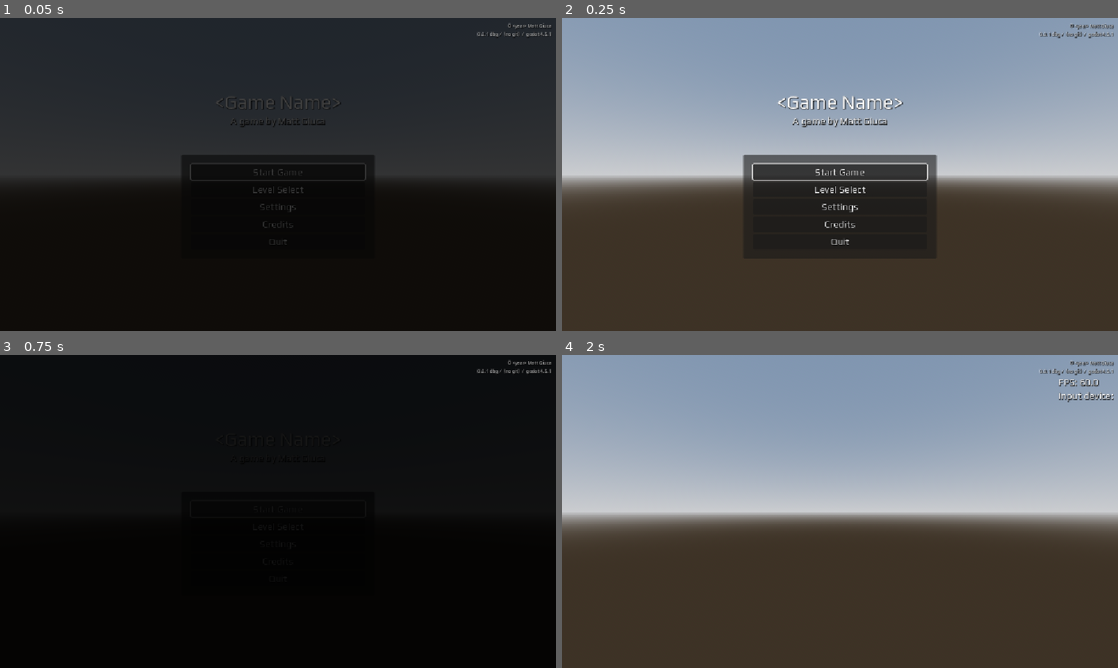
Above: before the commit, frames 1-4 (two rows, left to right).
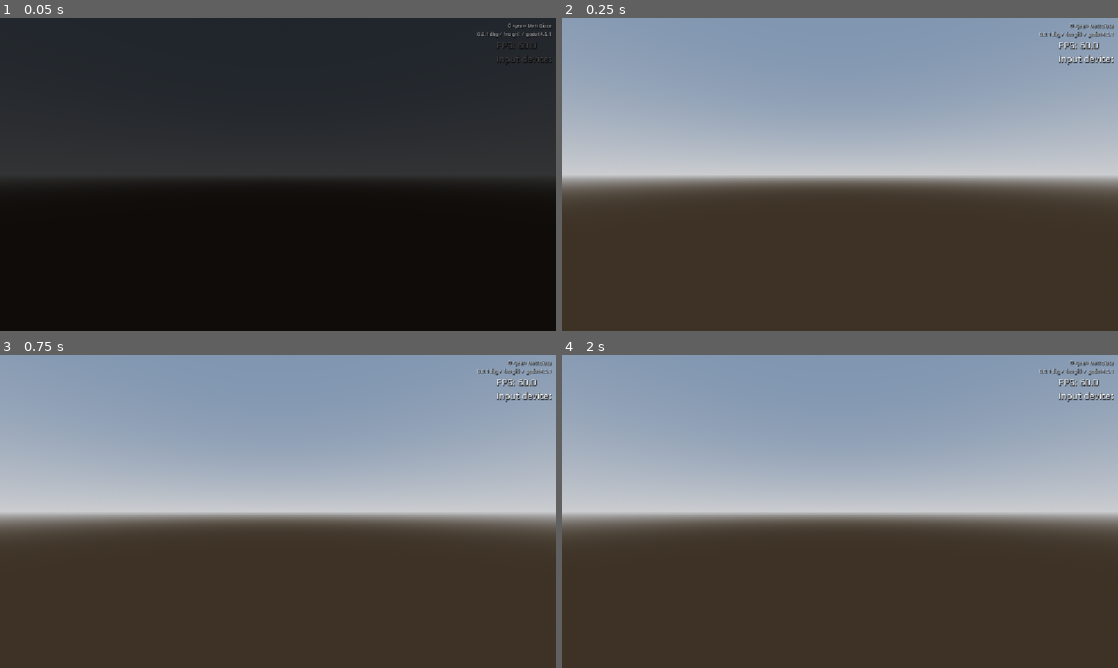
Above: after the commit, the same moments.

Repository: mgiuca/two-hands
Game: Godot game, scene res://scenes/main.tscn
The game is run twice, just before and just after one commit, with the same random seed, the same clock (stepped at 60 frames per second) and the same inputs.
Inputs (mouse positions are in pixels of both pictures, inside the frame that each line leads up to):
- Up to frame 1 (0.05 s): no input
- Up to frame 2 (0.25 s): no input
- Up to frame 3 (0.75 s): click (278, 508) at 0.5 s, where only the run before the commit has a clickable "Start Game"
- Up to frame 4 (2 s): tap Enter (ui_accept) at 1.25, 1.52, 1.82 s; move the mouse to (962, 495) at 1.27 s; hold Right (ui_right) from 1.28 s (still down); click (962, 495) at 1.42 s

The runs differ from the first frame. In frame 1, 2.6% of the frame differs, in the area x 32-100%, y 8-73%; in frame 2, 10%; in frame 3, 100%, in the area x 0-100%, y 0-100%; in frame 4, nothing differs.

Commit message:
Go straight to level 1.

Diff:
--- a/scenes/main.tscn
+++ b/scenes/main.tscn
@@ -1,14 +1,14 @@
 [gd_scene load_steps=6 format=3 uid="uid://byc7se7k0wfad"]
 
 [ext_resource type="Script" uid="uid://nx224gcg15g1" path="res://scenes/main.gd" id="1_c0h74"]
-[ext_resource type="PackedScene" uid="uid://bvweswfxul5oo" path="res://scenes/main_menu.tscn" id="2_l2wju"]
+[ext_resource type="PackedScene" uid="uid://dhouj103pnqy3" path="res://scenes/levels/level1.tscn" id="2_tbgi4"]
 [ext_resource type="Theme" uid="uid://cav6s4wk6wpbp" path="res://themes/ui.tres" id="3_sugp2"]
 [ext_resource type="PackedScene" uid="uid://dhaqth6q5yw4n" path="res://addons/godot-xr-tools/hands/model/hand_l.gltf" id="4_tbgi4"]
 [ext_resource type="PackedScene" uid="uid://ds1t8vc0kxoeo" path="res://addons/godot-xr-tools/hands/model/hand_r.gltf" id="5_tefeu"]
 
 [node name="Main" type="Node3D"]
 script = ExtResource("1_c0h74")
-current_scene = ExtResource("2_l2wju")
+current_scene = ExtResource("2_tbgi4")
 music_volume = null
 sound_effects_volume = null
 
